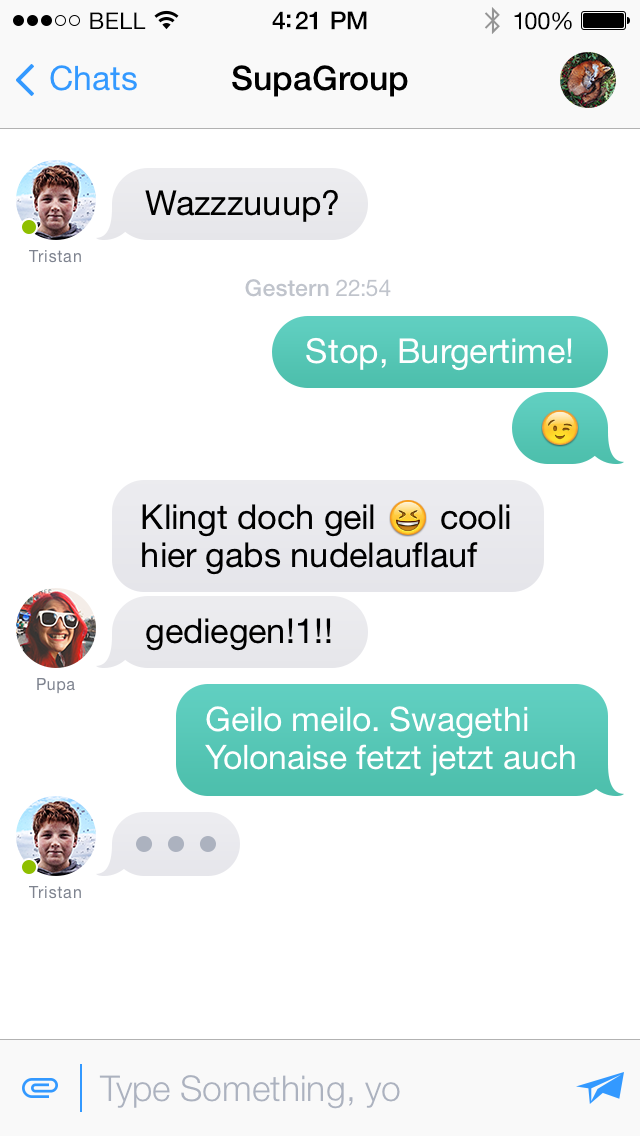
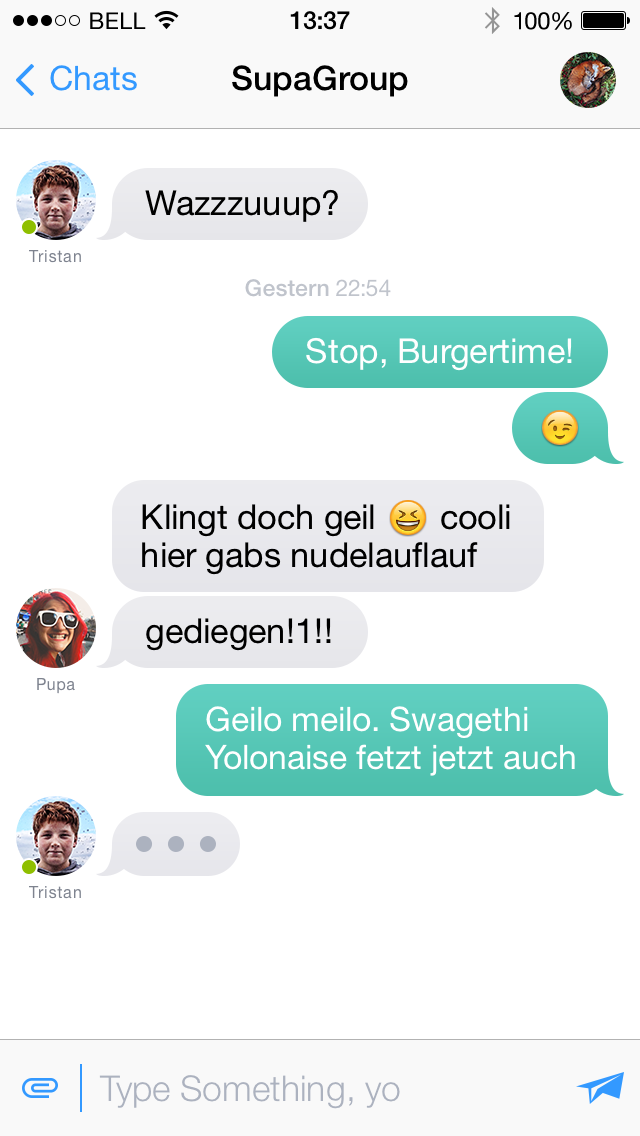
Revision of a layered 640 x 1136 image; what changed, layer by layer:
removed group "Status Bar" (15 layers) over [18, 11, 572, 30]
removed group "Signal & Carrier" (7 layers) from group "Status Bar" over [18, 12, 146, 29]
removed layer "BELL" from group "Signal & Carrier" over [90, 12, 146, 29]
removed layer "4:21 PM" from group "Status Bar" over [272, 11, 367, 30]
removed group "Battery" (4 layers) from group "Status Bar" over [514, 12, 572, 30]
removed layer "100%" from group "Battery" over [514, 12, 572, 30]
added layer "status-bar" above "Nav Bar" over [18, 11, 572, 30]
